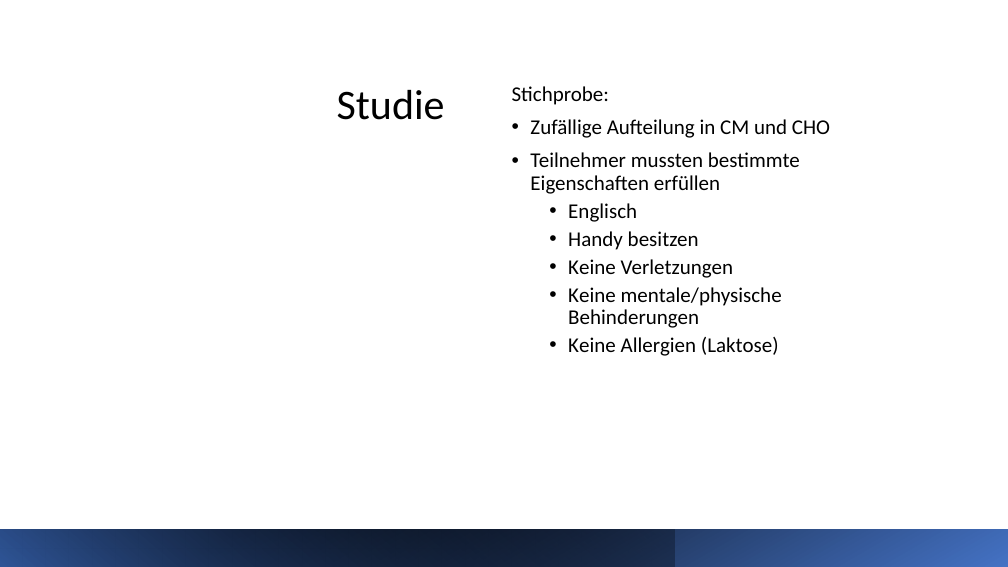
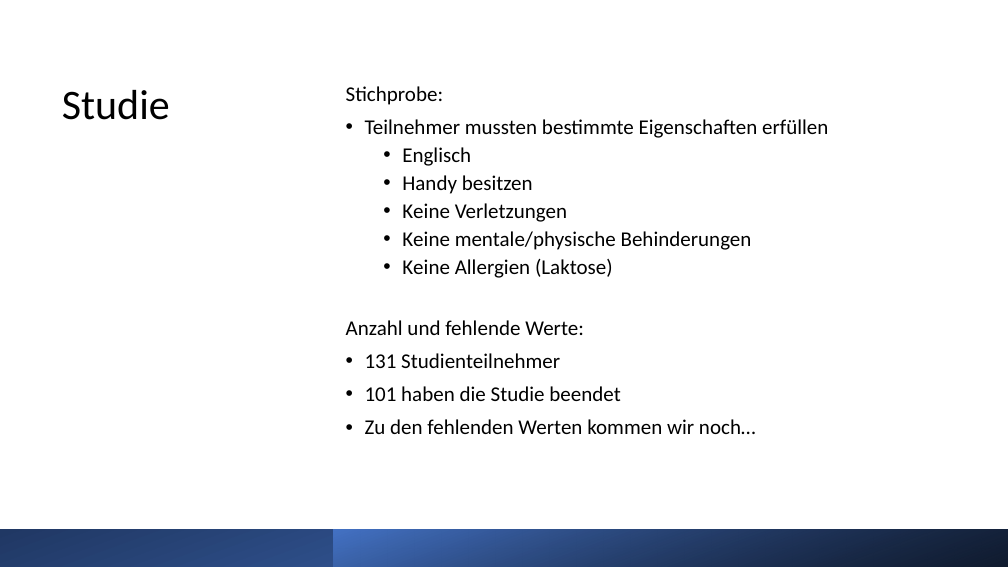
Before and after one commit to buehlpa/ChocolateMilkStudy, a slide deck: slide 8 of pp.pptx. Drawn at 1008x567 pixels with LibreOffice and Linux fonts; fonts in the diff are those of the drawing. Boxes give left, top, right and bottom in pixels: in the first picture for what was removed or moved away, otherwise in the second. Text is boxed around its words. In the diff, an @@ line names an element or a change of style, - is before the commit and + after.

```diff
--- a/pp.pptx
+++ b/pp.pptx
@@ title "Studie": place and size @@
-title "Studie" at [337, 90, 445, 120]
+title "Studie" at [62, 90, 170, 120]
@@ title "Studie" at [62, 90, 170, 120]: alignment right to left @@
@@ text "Stichprobe:": place and size @@
-text "Stichprobe:" at [512, 86, 830, 356]
+text "Stichprobe:" at [346, 86, 828, 434]
@@ text at [530, 119, 830, 138]: paragraph removed @@
-• Zufällige Aufteilung in CM und CHO
@@ text at [346, 320, 756, 434]: paragraphs added @@
+Anzahl und fehlende Werte:
+• 131 Studienteilnehmer
+• 101 haben die Studie beendet
+• Zu den fehlenden Werten kommen wir noch…
@@ rectangle at [0, 529, 1008, 567]: fill gradient #4472C4 to #000000 to gradient #4472C4 to #203864 @@
@@ rectangle: place and size @@
-rectangle at [0, 529, 675, 567]
+rectangle at [334, 529, 1008, 567]
@@ rectangle at [334, 529, 1008, 567]: fill gradient #000000 to #2F5597 to gradient #000000 to #4472C4 @@
```
Also in this commit, not shown: 7 other slides changed, 8 slides added, 4 slides removed, 5 other files.
